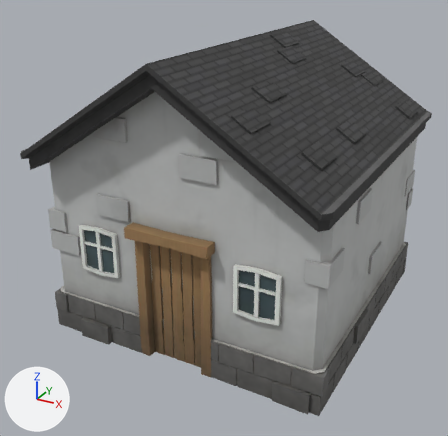
Two versions of the glTF model assets/buildings/textured/high/building_1Story_GableRoof.glb, one commit apart.
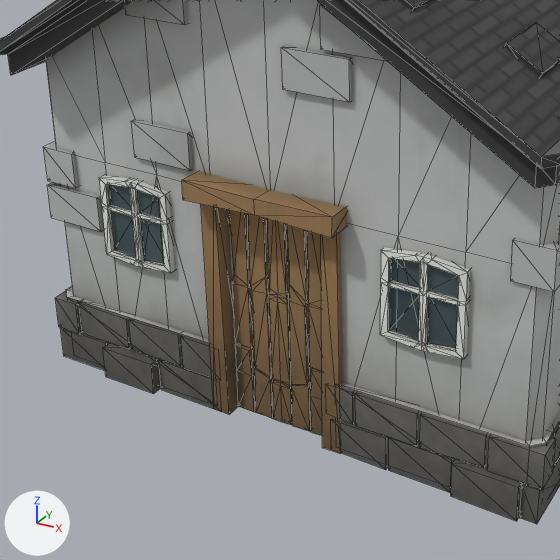
Each version appears first whole from a 50 mm camera at (1.94, -3.88, 2.6) aimed at (-0.09, -0.18, 0.75), and next in a close-up on the part from 5% to 74% of the width and 30% to 100% of the height. The lights are fixed; the arrows at lower left show +X, +Y and +Z. The first two pictures are the older version. The close-ups show mesh edges as thin lines. Vertices at exactly the same position are counted once.

Names of what the first close-up shows: '1Story_GableRoof_high'.
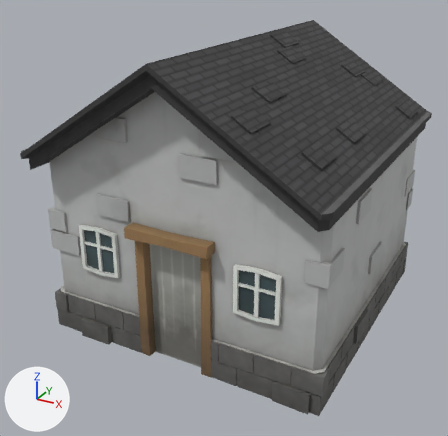
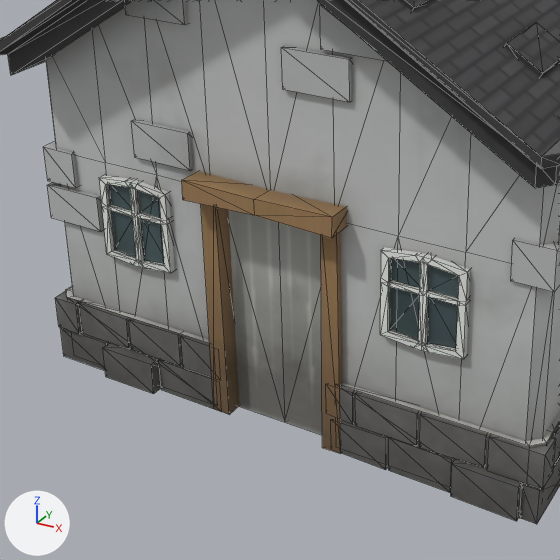
The change in detail:
me_cube_062 is used by ob_1story_gableroof_high; location (0.0, 0.0, 0.0).
me_cube_062 had 1227 vertices, 1684 faces and spanned x -1.05..1.05, y -1.19..1.19, z 0.01..2.04.
me_cube_062 now has 1081 vertices, 1472 faces and spans x -1.05..1.05, y -1.19..1.19, z 0.01..2.04.
me_cube_062 part 1: the loose piece of 42 vertices spanning x -0.04..0.04, y -0.98..-0.95, z 0.02..0.96 is deleted.
me_cube_062 part 2: the loose piece of 28 vertices spanning x -0.2..-0.12, y -0.98..-0.95, z 0.02..0.96 is deleted.
me_cube_062 part 3: the loose piece of 28 vertices spanning x 0.12..0.2, y -0.98..-0.95, z 0.02..0.96 is deleted.
me_cube_062 part 4: the loose piece of 24 vertices spanning x -0.12..-0.04, y -0.98..-0.95, z 0.02..0.96 is deleted.
me_cube_062 part 5: the loose piece of 24 vertices spanning x 0.04..0.12, y -0.98..-0.95, z 0.02..0.96 is deleted.

Location of each change, [x1, y1, x2, y2] in pixels of the close-ups (560 x 560 px):
part 1 of me_cube_062, deleted (brown)
    before: [266, 219, 292, 425]
part 2 of me_cube_062, deleted (brown)
    before: [229, 210, 256, 412]
part 3 of me_cube_062, deleted (brown)
    before: [307, 231, 322, 435]
part 4 of me_cube_062, deleted (brown)
    before: [247, 214, 273, 418]
part 5 of me_cube_062, deleted (brown)
    before: [287, 225, 311, 431]
